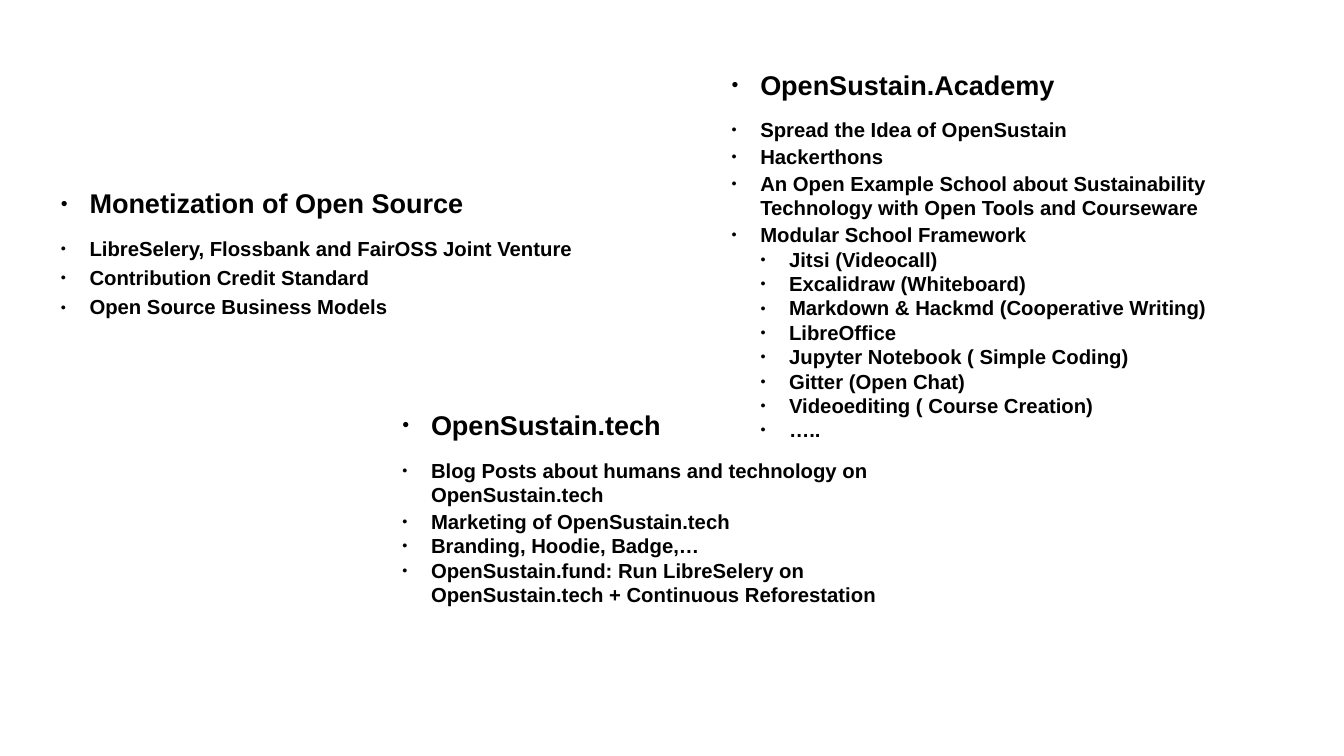
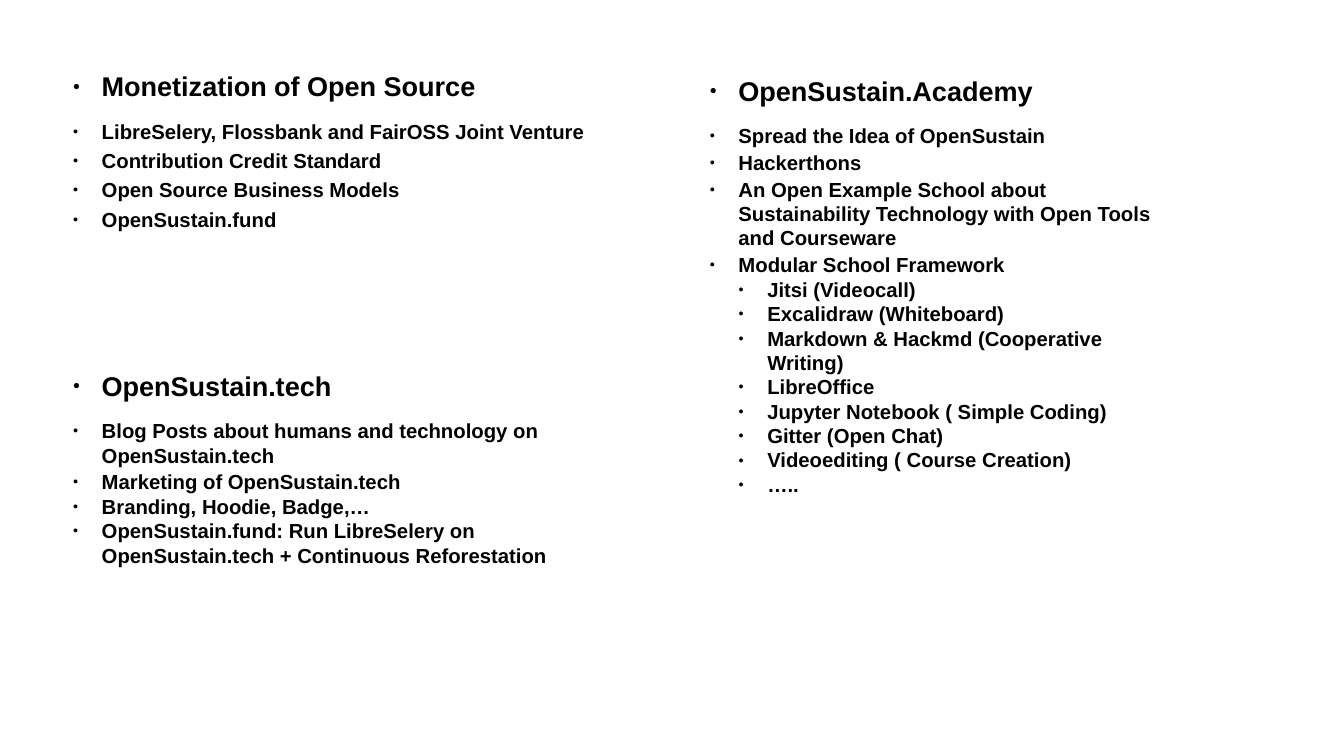
Before and after one commit to protontypes/documents, a slide deck: slide 3 of slides/protontypes_roadmap.odp (slide 4 before the commit). Drawn at 1344x756 pixels with LibreOffice and Linux fonts; fonts in the diff are those of the drawing; background and template pictures are left out. Boxes give left, top, right and bottom in pixels: in the first picture for what was removed or moved away, otherwise in the second. Text is boxed around its words. In the diff, an @@ line names an element or a change of style, - is before the commit and + after.

```diff
--- a/slides/protontypes_roadmap.odp
+++ b/slides/protontypes_roadmap.odp
@@ text "Monetization of Open Source" moved from (x1=90, y1=193, x2=571, y2=319) to (x1=102, y1=76, x2=583, y2=232) @@
@@ text "OpenSustain.Academy" rewrapped from (x1=760, y1=75, x2=1206, y2=418) to (x1=738, y1=81, x2=1151, y2=472) @@
@@ text at (x1=102, y1=212, x2=277, y2=232): paragraph added @@
+● OpenSustain.fund
@@ text "OpenSustain.tech" moved from (x1=431, y1=415, x2=876, y2=607) to (x1=102, y1=376, x2=547, y2=568) @@
```
Also in this commit, not shown: 1 slide added, 7 slides removed, 2 other files.
